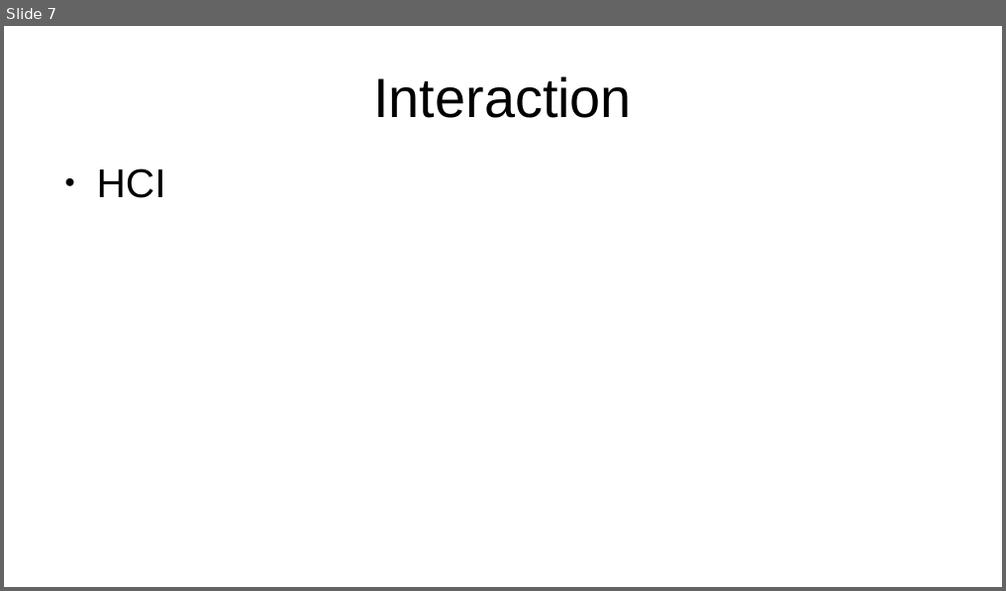
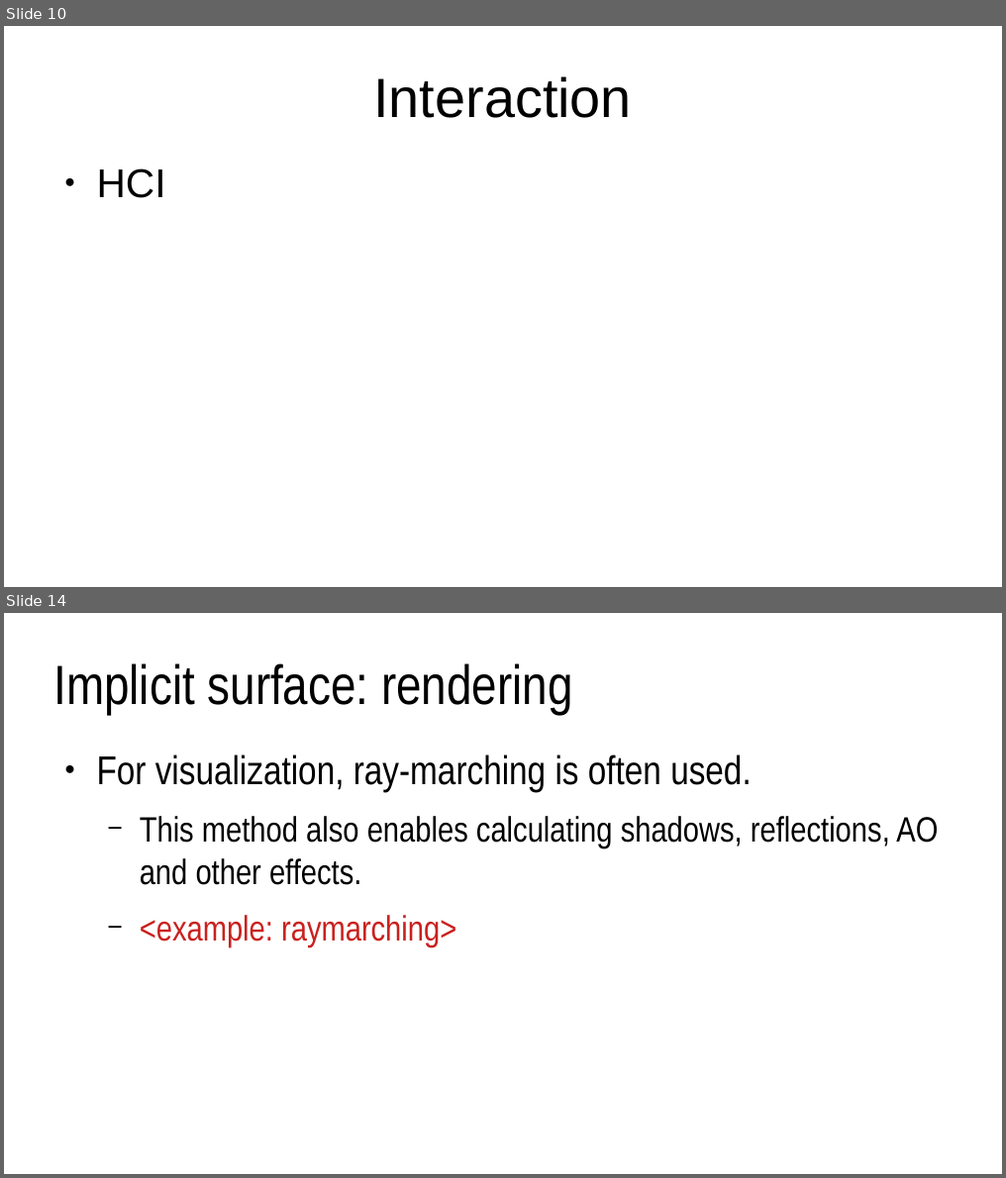
Before and after one commit to lorentzo/IntroductionToComputerGraphics, a slide deck: lectures/6_more_3D_scene/1_intro.odp. Shown one above the other, each under a label of ours: slide 7 before the commit, slides 10 and 14 after it; the slides between them are not shown. The pictures are 1006x591 and 1006x1178 pixels, drawn with LibreOffice and Linux fonts; fonts in the diff are those of the drawing. Boxes give left, top, right and bottom in pixels: in the first picture for what was removed or moved away, otherwise in the second. Text is boxed around its words. In the diff, an @@ line names an element or a change of style, - is before the commit and + after.

```diff
--- a/lectures/6_more_3D_scene/1_intro.odp
+++ b/lectures/6_more_3D_scene/1_intro.odp
@@ slide 14 added at (x1=4, y1=613, x2=1002, y2=1174), background #FFFFFF @@
@@ title added at (x1=54, y1=663, x2=572, y2=714), 44 pt, text #000000 @@
+Implicit surface: rendering
@@ text added at (x1=97, y1=755, x2=938, y2=947), 28 pt, text #000000 @@
+● For visualization, ray-marching is often used.
+  − This method also enables calculating shadows, reflections, AO and other effects.
+  − <example: raymarching>
@@ what was slide 7 is now slide 10 @@
```
Also in this commit, not shown: 3 slides changed, 30 other slides added, 1 slide removed, 8 other files.
